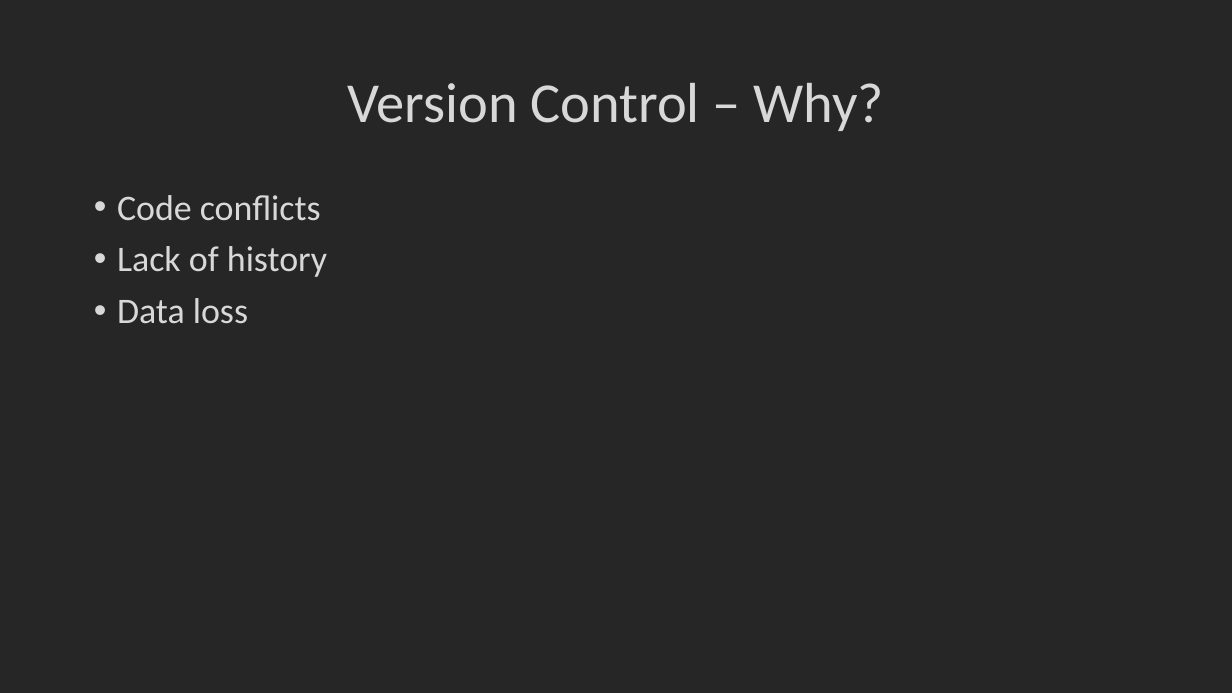
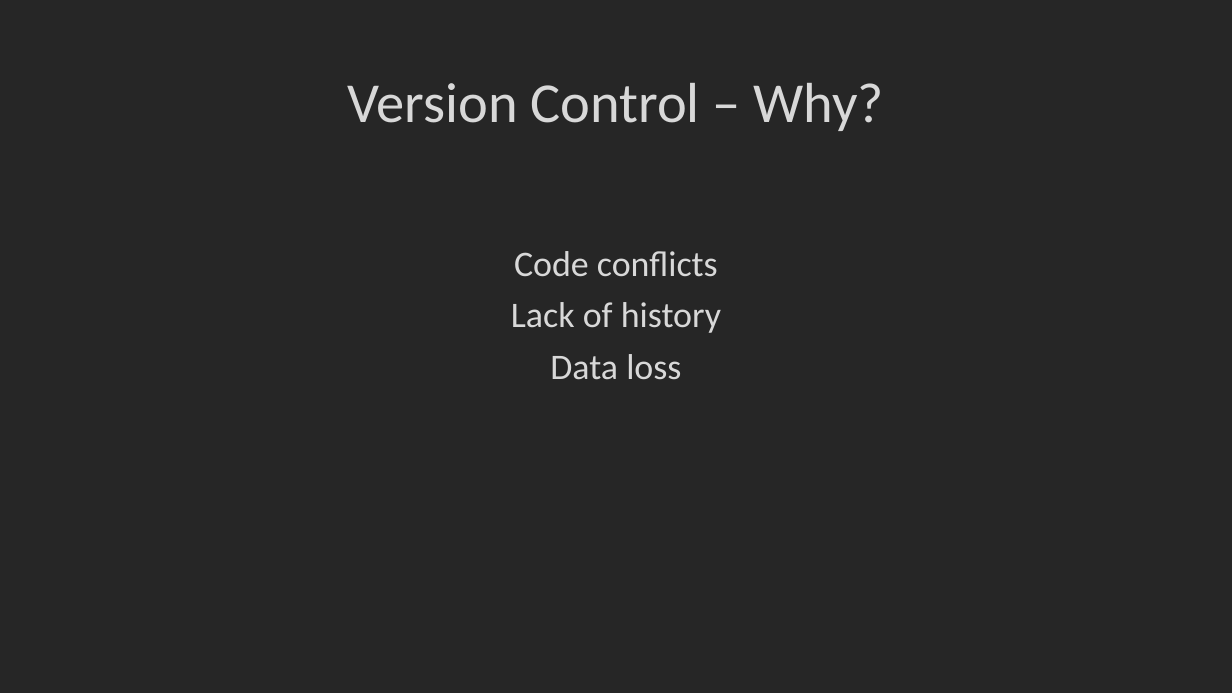
Before and after one commit to Xoechz/SEbaBB2, a slide deck: slide 3 of EN/GIT.pptx. Drawn at 1232x693 pixels with LibreOffice and Linux fonts; fonts in the diff are those of the drawing; background and template pictures are left out. Boxes give left, top, right and bottom in pixels: in the first picture for what was removed or moved away, otherwise in the second. Text is boxed around its words. In the diff, an @@ line names an element or a change of style, - is before the commit and + after.

```diff
--- a/EN/GIT.pptx
+++ b/EN/GIT.pptx
@@ text "Code conflicts" at (x1=511, y1=251, x2=721, y2=380): alignment left to centre; bullet • to none @@
```
Also in this commit, not shown: 2 other slides changed.
